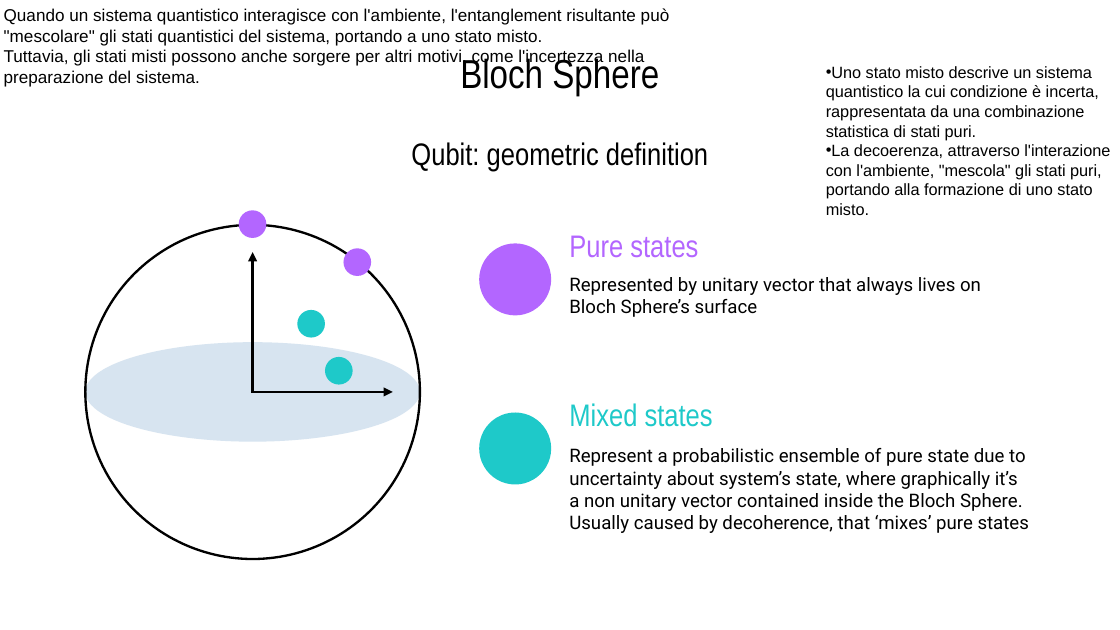
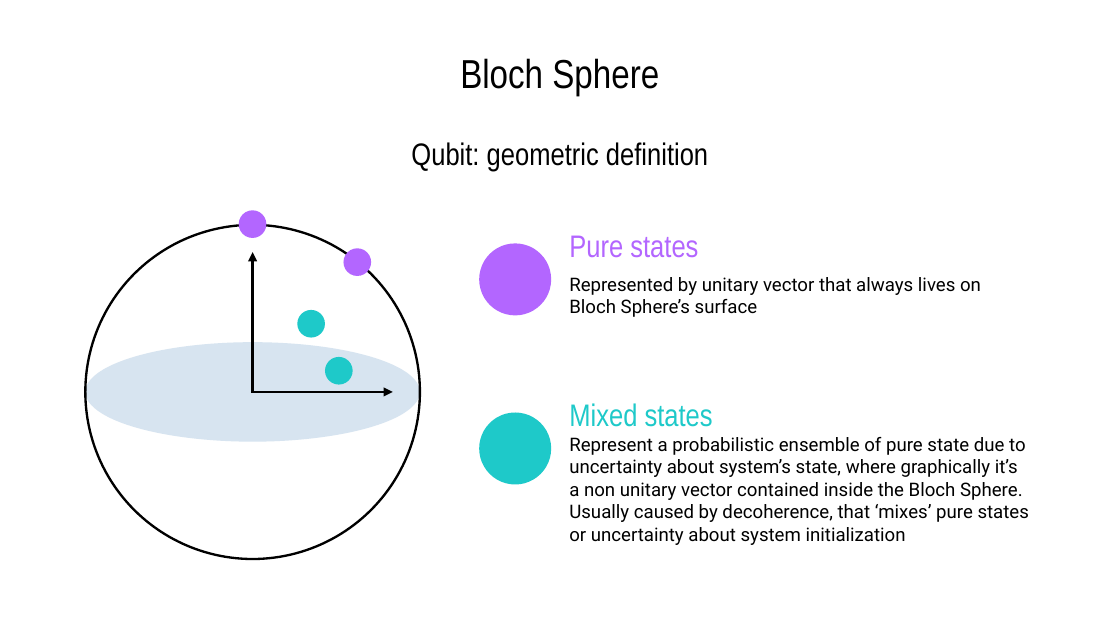
Before and after one commit to Moriarty2002/quantum-information, a slide deck: slide 4 of docs/elaborato.pptx (slide 6 before the commit). Drawn at 1120x630 pixels with LibreOffice and Linux fonts; fonts in the diff are those of the drawing. Boxes give left, top, right and bottom in pixels: in the first picture for what was removed or moved away, otherwise in the second. Text is boxed around its words. In the diff, an @@ line names an element or a change of style, - is before the commit and + after.

```diff
--- a/docs/elaborato.pptx
+++ b/docs/elaborato.pptx
@@ text removed at bbox=[4, 8, 670, 87] @@
-Quando un sistema quantistico interagisce con l'ambiente, l'entanglement risultante può "mescolare" gli stati quantistici del sistema, portando a uno stato misto.
-Tuttavia, gli stati misti possono anche sorgere per altri motivi, come l'incertezza nella preparazione del sistema.
@@ text removed at bbox=[826, 66, 1110, 215] @@
-• Uno stato misto descrive un sistema quantistico la cui condizione è incerta, rappresentata da una combinazione statistica di stati puri.
-• La decoerenza, attraverso l'interazione con l'ambiente, "mescola" gli stati puri, portando alla formazione di uno stato misto.
@@ text at bbox=[569, 504, 1029, 545]: text changed @@
-Usually caused by decoherence, that ‘mixes’ pure states
+Usually caused by decoherence, that ‘mixes’ pure states or uncertainty about system initialization
```
Also in this commit, not shown: 9 other slides changed, 5 slides added, 13 slides removed, 3 other files.
